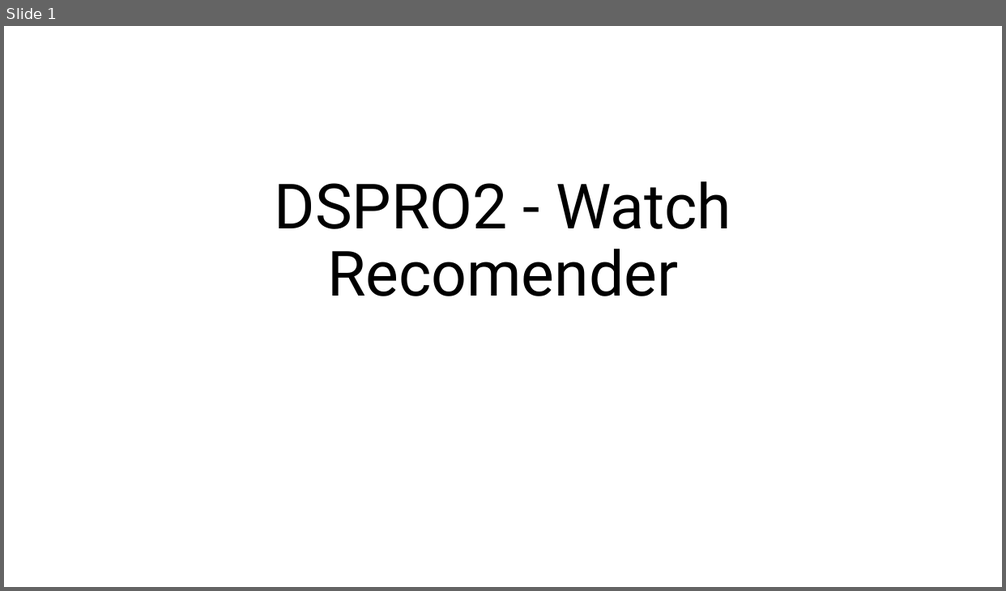
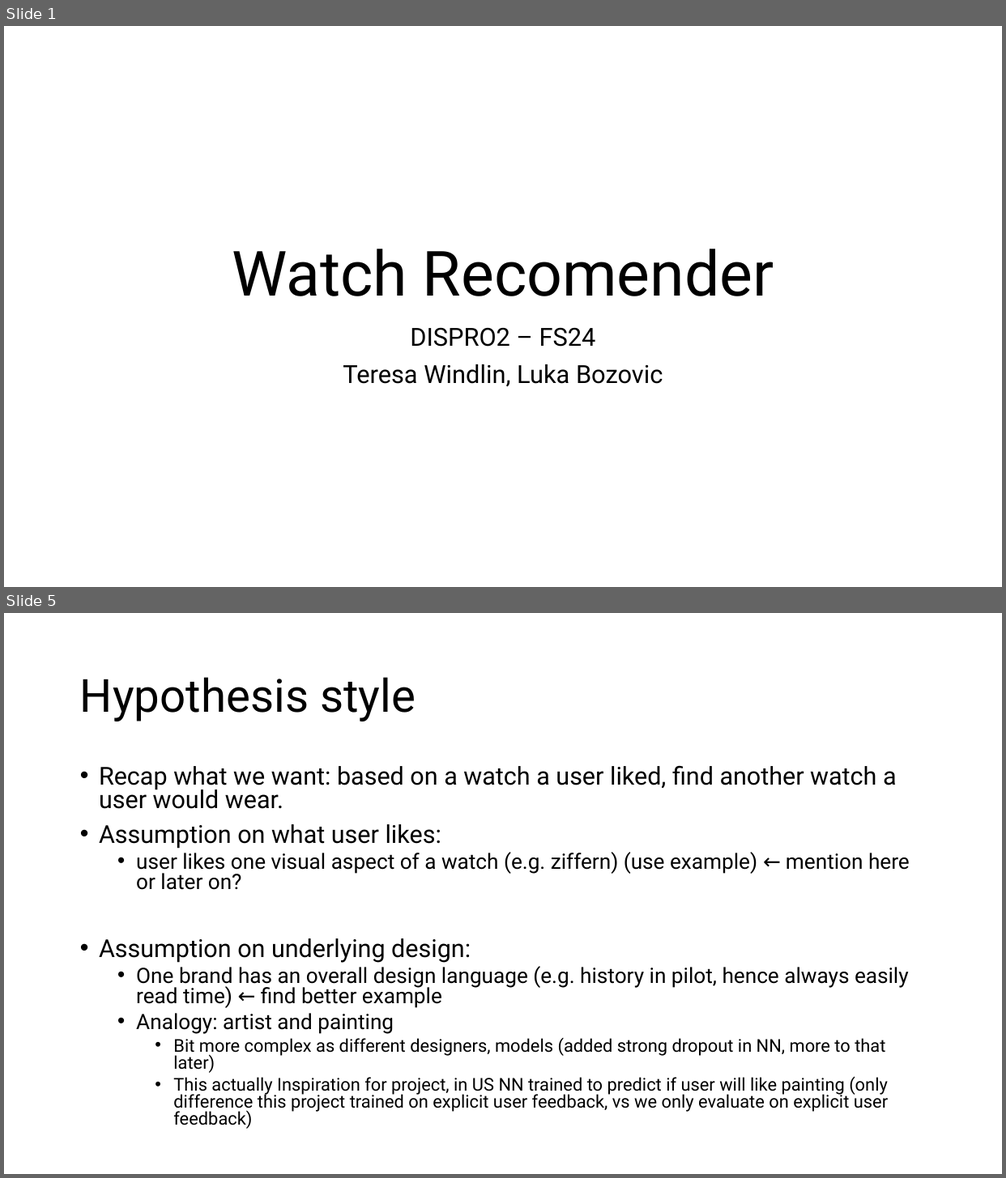
Before and after one commit to Luk-stud/Watch-recomender-DISPRO, a slide deck: Base_DISPRO Präsi.pptx. Shown one above the other, each under a label of ours: slide 1 before the commit, slides 1 and 5 after it; the slides between them are not shown. The pictures are 1006x591 and 1006x1178 pixels, drawn with LibreOffice and Linux fonts; fonts in the diff are those of the drawing. Boxes give left, top, right and bottom in pixels: in the first picture for what was removed or moved away, otherwise in the second. Text is boxed around its words. In the diff, an @@ line names an element or a change of style, - is before the commit and + after.

```diff
--- a/Base_DISPRO Präsi.pptx
+++ b/Base_DISPRO Präsi.pptx
@@ slide 5 added at bbox=[4, 613, 1002, 1174], background #FFFFFF @@
@@ title added at bbox=[80, 677, 415, 722], 44 pt, text #000000 @@
+Hypothesis style
@@ text added at bbox=[99, 765, 910, 1129], 17 pt, text #000000 @@
+• Recap what we want: based on a watch a user liked, find another watch a user would wear.
+• Assumption on what user likes:
+  • user likes one visual aspect of a watch (e.g. ziffern) (use example) ← mention here or later on?
+• Assumption on underlying design:
+  • One brand has an overall design language (e.g. history in pilot, hence always easily read time) ← find better example
+  • Analogy: artist and painting
+    • Bit more complex as different designers, models (added strong dropout in NN, more to that later)
+    • This actually Inspiration for project, in US NN trained to predict if user will like painting (only difference this project trained on explicit user feedback, vs we only evaluate on explicit user feedback)
@@ slide 1 changed as well @@
@@ title at bbox=[232, 249, 774, 297]: text changed @@
-DSPRO2 - Watch Recomender
+Watch Recomender
@@ subtitle added at bbox=[343, 327, 663, 387], 24 pt, text #000000 @@
+DISPRO2 – FS24
+Teresa Windlin, Luka Bozovic
```
Also in this commit, not shown: 11 other slides added, 2 slides removed, 1 other file.
